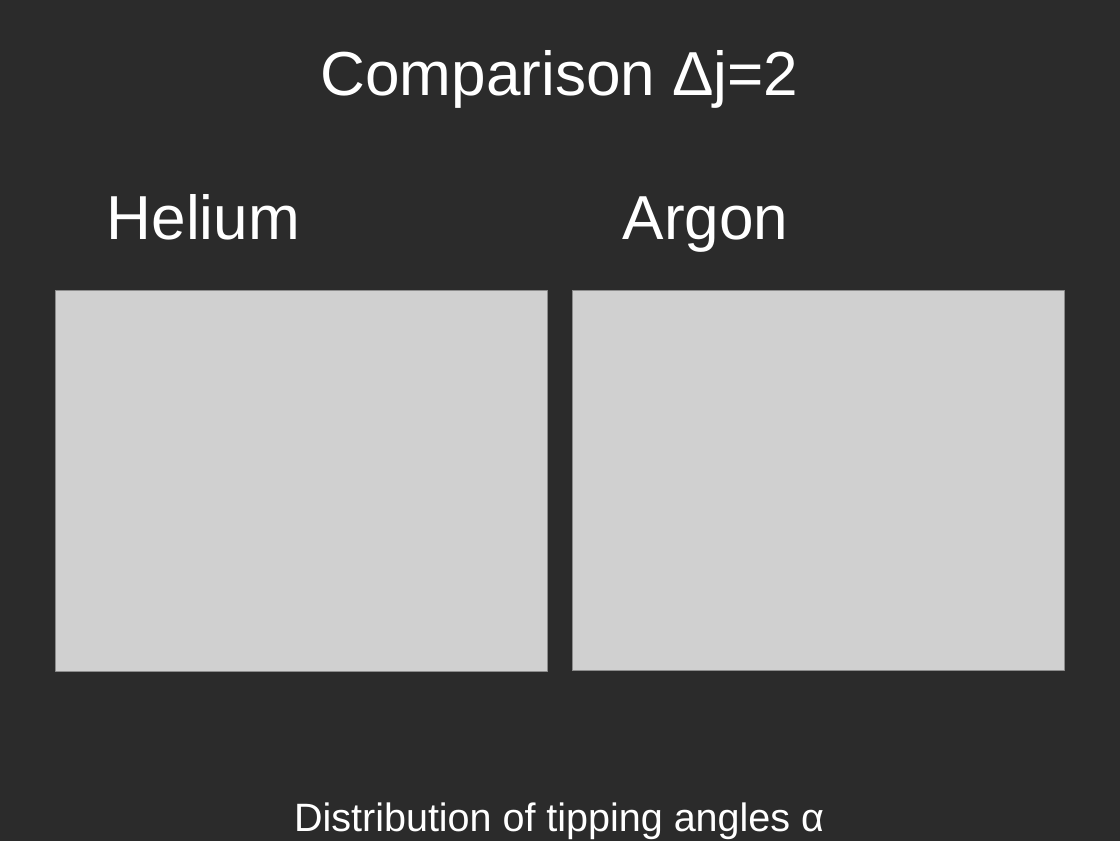
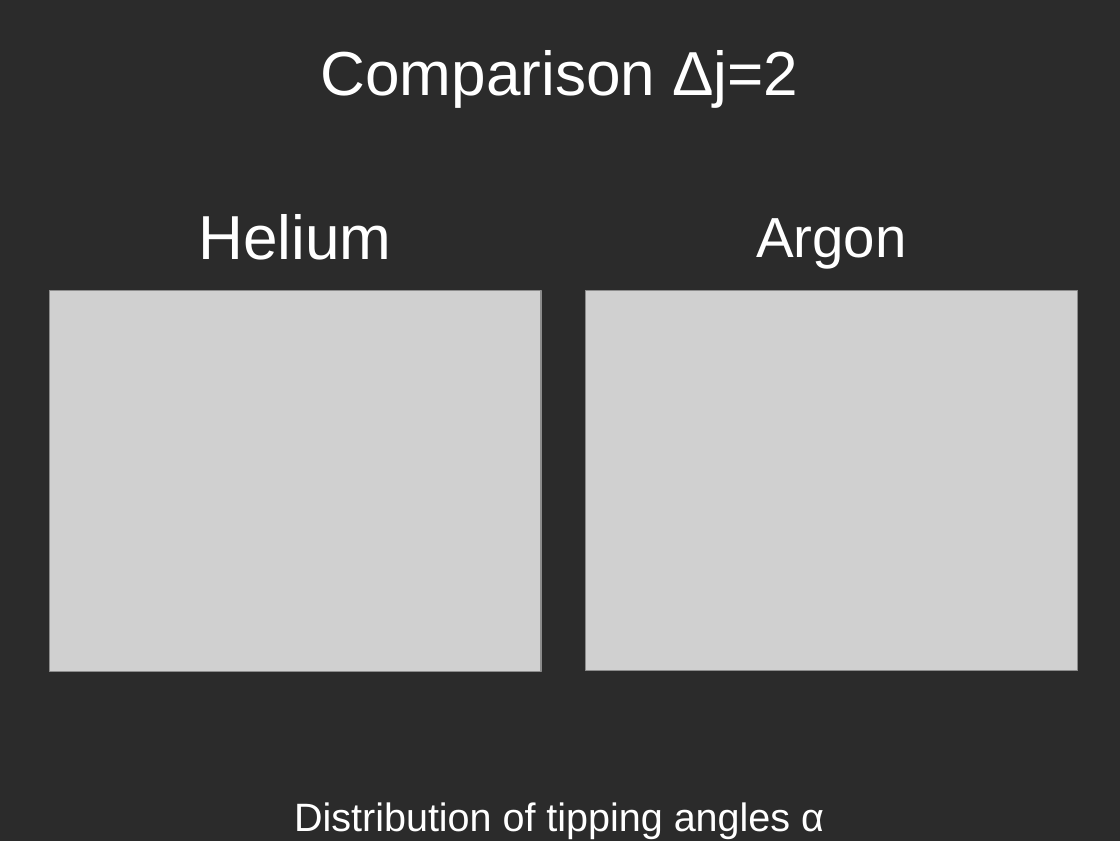
Before and after one commit to atowneND/HeNaK_Collisions, a slide deck: slide 12 of Presentation.odp. Drawn at 1120x841 pixels with LibreOffice and Linux fonts; fonts in the diff are those of the drawing; grey boxes stand for pictures; background and template pictures are left out; a plain dark background stands for a picture behind light text. Boxes give left, top, right and bottom in pixels: in the first picture for what was removed or moved away, otherwise in the second. Text is boxed around its words. In the diff, an @@ line names an element or a change of style, - is before the commit and + after.

```diff
--- a/Presentation.odp
+++ b/Presentation.odp
@@ title "Helium": place and size @@
-title "Helium" at box(107, 194, 300, 240)
+title "Helium" at box(198, 214, 391, 260)
@@ title "Helium" at box(198, 214, 391, 260): alignment left to centre @@
@@ title "Argon": place and size @@
-title "Argon" at box(623, 196, 789, 250)
+title "Argon" at box(756, 218, 907, 267)
@@ title "Argon" at box(756, 218, 907, 267): size 44 to 40 pt; alignment left to centre @@
@@ picture: place and size @@
-picture at box(56, 291, 548, 671)
+picture at box(49, 291, 541, 671)
@@ picture: place and size @@
-picture at box(572, 291, 1064, 671)
+picture at box(585, 291, 1077, 671)
```
Also in this commit, not shown: 5 other slides changed, 8 other files.
